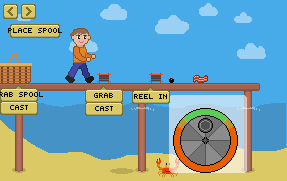
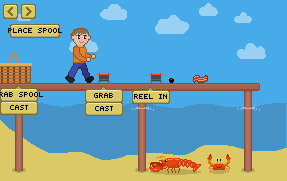
Layered file, before and after one edit (287 x 181). Changes by layer:
added layer "crab1" above "crab 2" over [left=207, top=154, right=231, bottom=174]
added group "crab 2" with 12 layers above "basket" over [left=149, top=156, right=201, bottom=175]
added layer "feeler copy" in group "crab 2" over [left=159, top=156, right=167, bottom=160]
added layer "feeler" in group "crab 2" over [left=156, top=157, right=164, bottom=161]
added layer "claw" in group "crab 2" over [left=149, top=164, right=168, bottom=172]
added layer "seg" (1st of 4, in "crab 2") in group "crab 2" over [left=189, top=162, right=196, bottom=168]
added layer "seg" (2nd of 4, in "crab 2") in group "crab 2" over [left=185, top=160, right=192, bottom=168]
added layer "seg" (3rd of 4, in "crab 2") in group "crab 2" over [left=181, top=159, right=188, bottom=167]
added layer "seg" (4th of 4, in "crab 2") in group "crab 2" over [left=177, top=159, right=184, bottom=167]
added layer "tail" in group "crab 2" over [left=192, top=163, right=201, bottom=172]
added layer "Layer 46" in group "crab 2" over [left=167, top=165, right=180, bottom=173]
added layer "body" in group "crab 2" over [left=159, top=158, right=182, bottom=168]
added layer "claw copy" in group "crab 2" over [left=150, top=162, right=169, bottom=168]
added layer "Layer 2 copy 2" in group "crab 2" over [left=150, top=169, right=201, bottom=175]
hid group "new spool" (9 layers) over [left=169, top=95, right=247, bottom=173]
hid group "ccrab 1" (4 layers) over [left=110, top=148, right=201, bottom=177]
added group "bg" (2nd of 2) with 4 layers above "trash" over [left=110, top=95, right=247, bottom=177]
moved "sand" into group "bg" over [left=110, top=120, right=247, bottom=177]
moved "Layer 8 copy" into group "bg" over [left=110, top=100, right=247, bottom=177]
moved "Layer 0" into group "bg" over [left=110, top=95, right=247, bottom=177]
